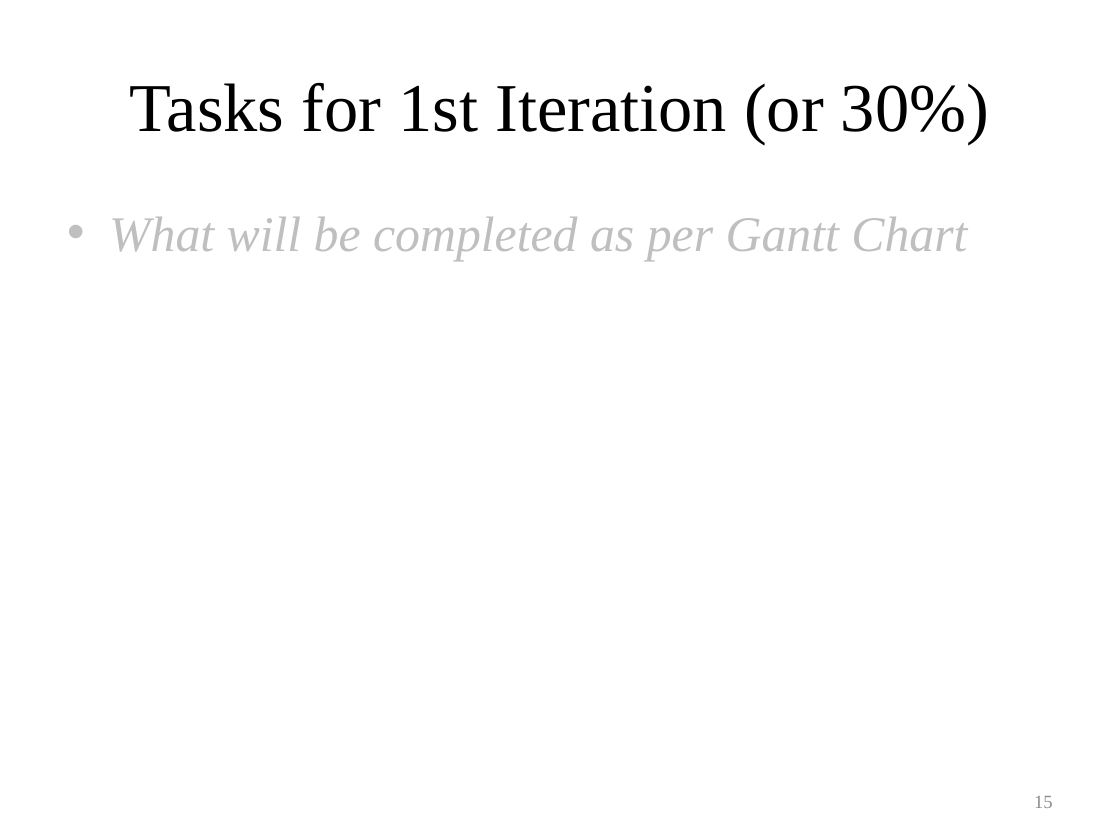
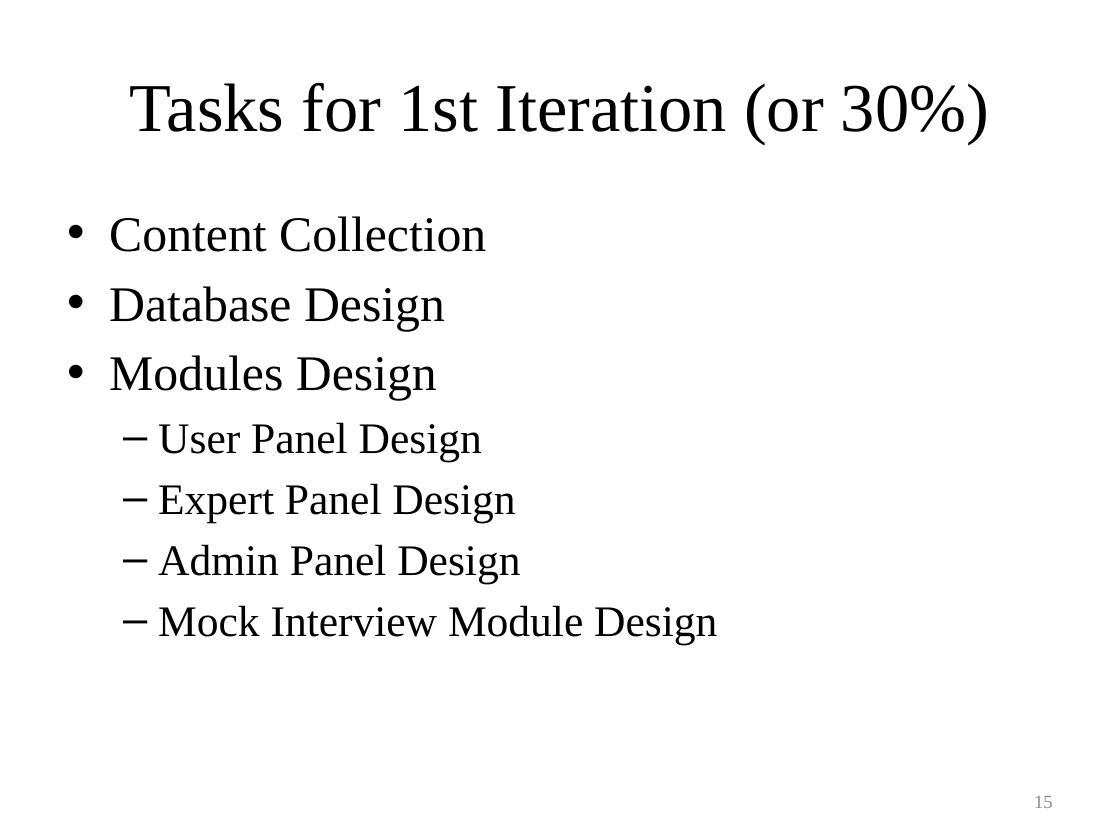
Before and after one commit to HozefaRizvi/InterviewPrepApp, a slide deck: slide 15 of Documentation/10% Documentation/Interview Preparation Application (Presentation).pptm. Drawn at 1120x840 pixels with LibreOffice and Linux fonts; fonts in the diff are those of the drawing. Boxes give left, top, right and bottom in pixels: in the first picture for what was removed or moved away, otherwise in the second. Text is boxed around its words. In the diff, an @@ line names an element or a change of style, - is before the commit and + after.

Commit message:
Changes per gantt chart

```diff
--- a/Documentation/10% Documentation/Interview Preparation Application (Presentation).pptm
+++ b/Documentation/10% Documentation/Interview Preparation Application (Presentation).pptm
@@ text at [109,216,717,644]: text changed; size 32 to 28 pt; text colour #BFBFBF to #000000; italic off @@
-• What will be completed as per Gantt Chart
+• Content Collection
+• Database Design
+• Modules Design
+  – User Panel Design
+  – Expert Panel Design
+  – Admin Panel Design
+  – Mock Interview Module Design
```
Also in this commit, not shown: 1 other slide changed, 2 other files.
